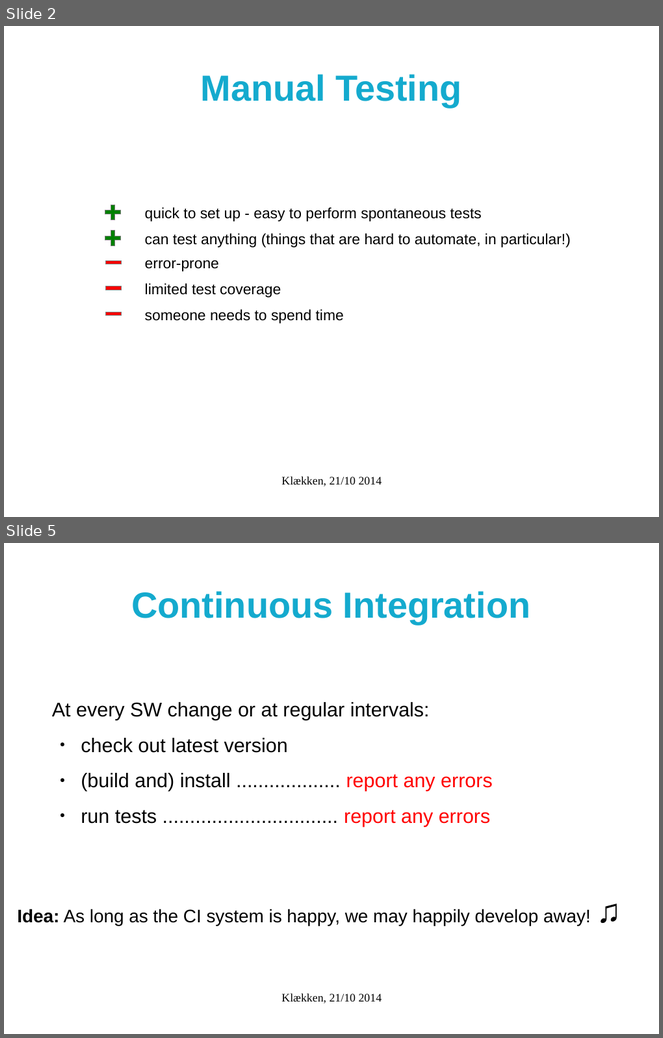
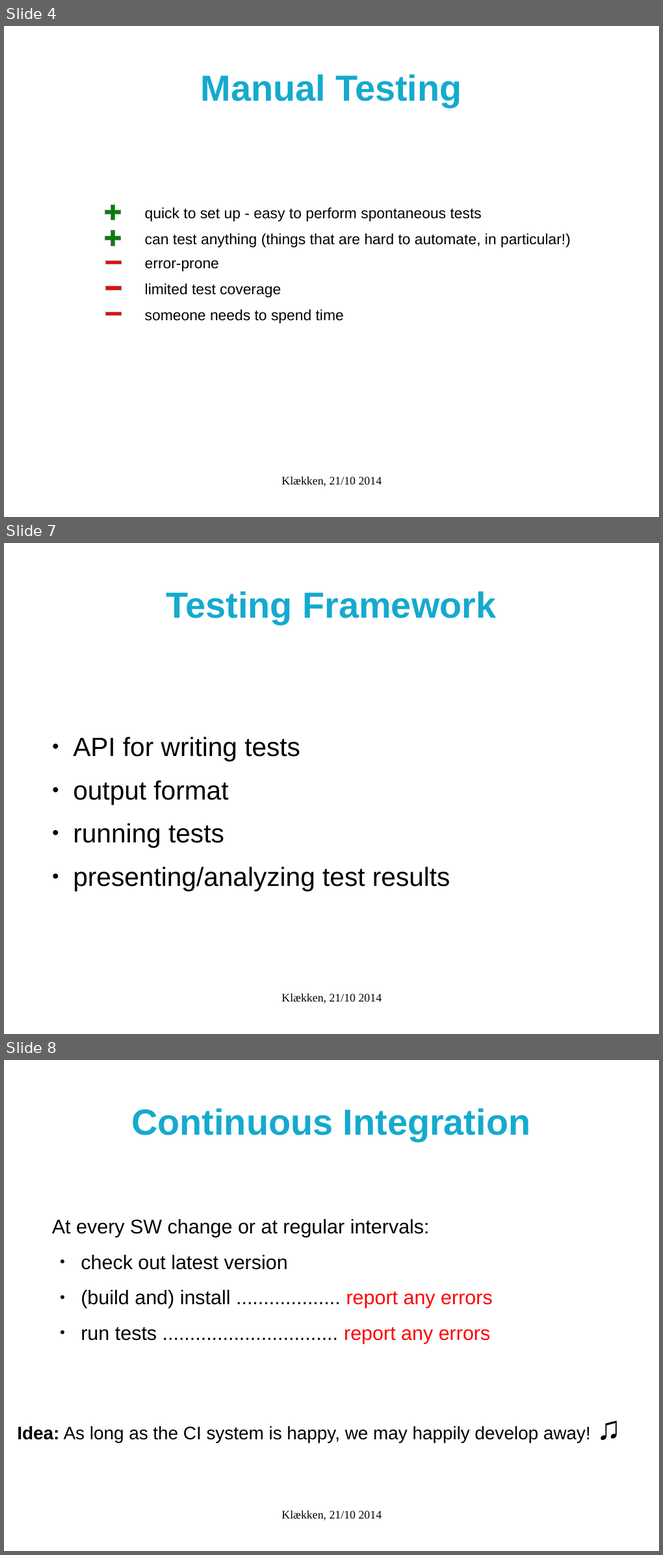
Before and after one commit to metno/mgp, a slide deck: klekken_2014/sw-testing/sw-testing.odp. Shown one above the other, each under a label of ours: slides 2 and 5 before the commit, slides 4, 7 and 8 after it; the slides between them are not shown. The pictures are 663x1038 and 663x1555 pixels, drawn with LibreOffice and Linux fonts; fonts in the diff are those of the drawing; background and template pictures are left out. Boxes give left, top, right and bottom in pixels: in the first picture for what was removed or moved away, otherwise in the second. Text is boxed around its words. In the diff, an @@ line names an element or a change of style, - is before the commit and + after.

```diff
--- a/klekken_2014/sw-testing/sw-testing.odp
+++ b/klekken_2014/sw-testing/sw-testing.odp
@@ slide 7 added at bbox=[4, 543, 659, 1034], background #FFFFFF @@
@@ title added at bbox=[166, 591, 496, 624], 44 pt, text #14AACE, bold @@
+Testing Framework
@@ text added at bbox=[73, 737, 451, 891], 32 pt, text #000000 @@
+● API for writing tests
+● output format
+● running tests
+● presenting/analyzing test results
@@ text added at bbox=[282, 993, 382, 1004], 14 pt, text #000000 @@
+Klækken, 21/10 2014
@@ what was slide 2 is now slide 4 @@
@@ what was slide 5 is now slide 8 @@
```
Also in this commit, not shown: 3 slides changed, 2 other slides added, 2 slides removed, 1 other file.
